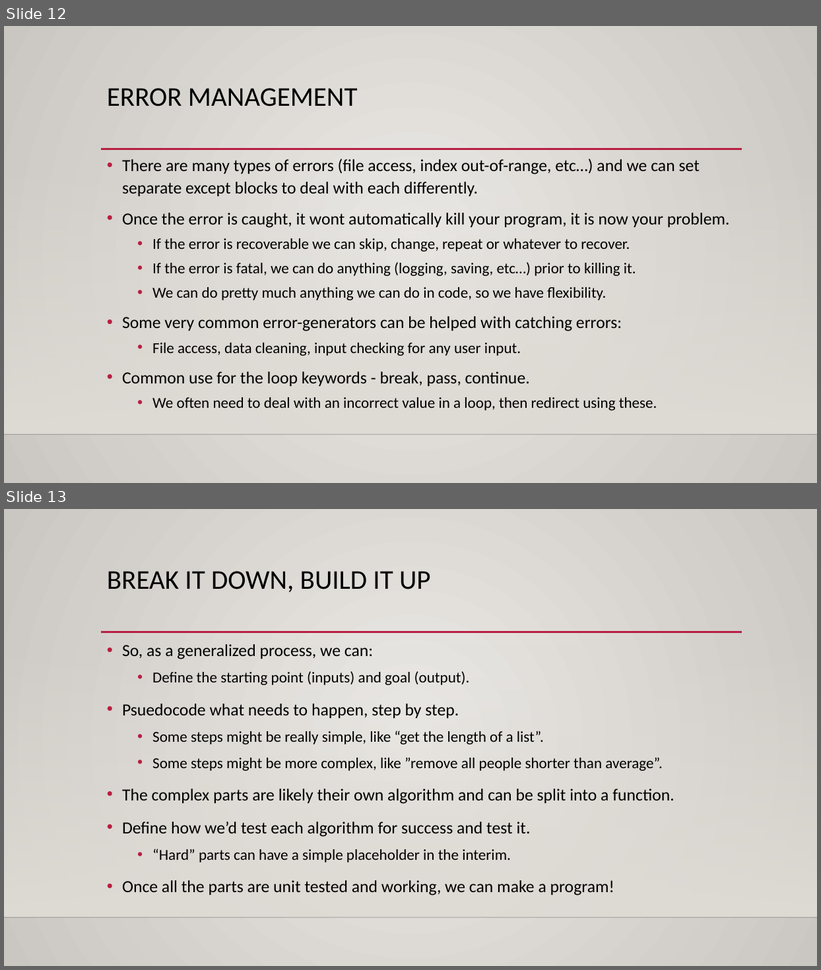
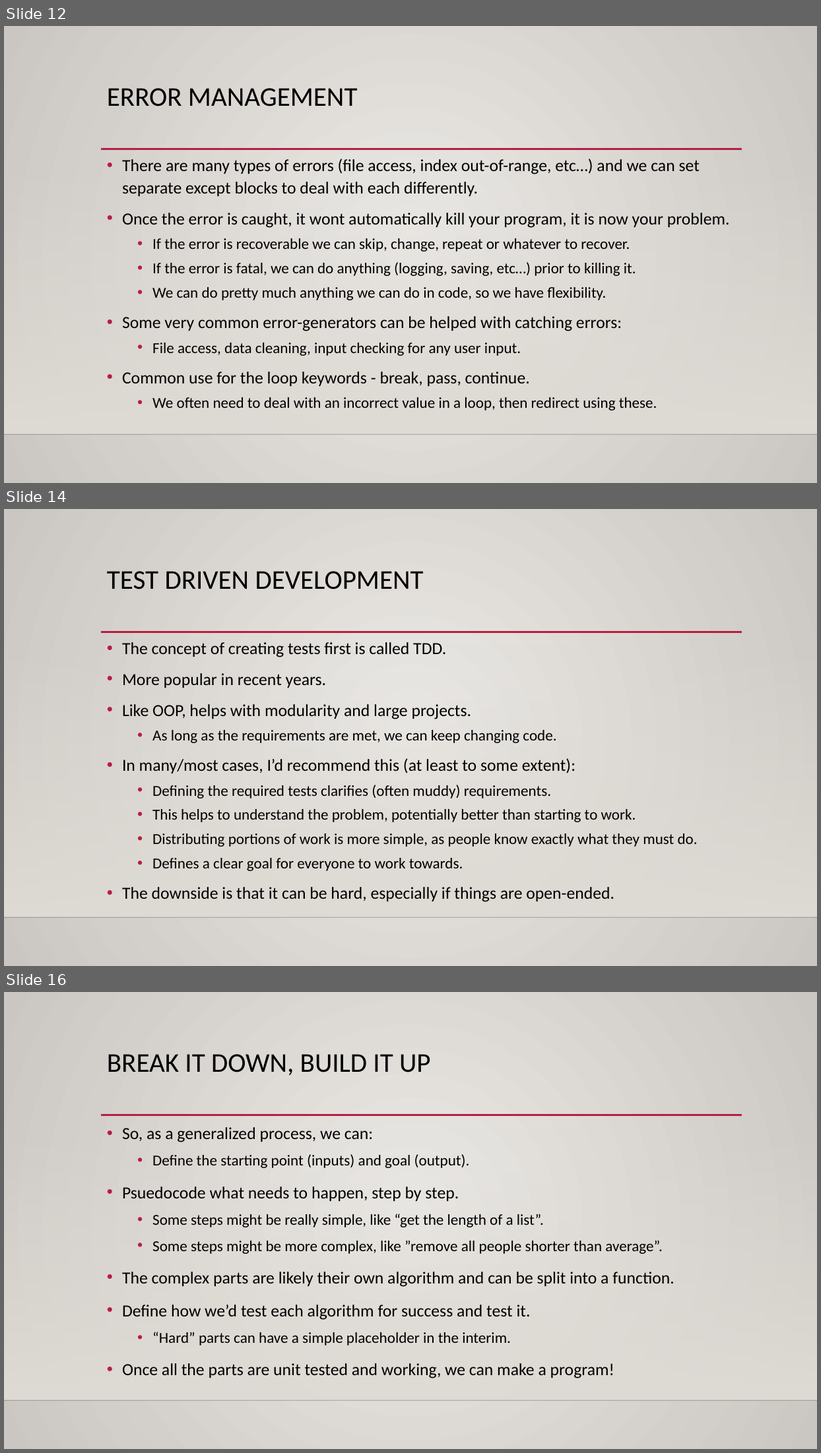
Before and after one commit to AkeemSemperDataScience/Programming_Basics_for_Machine_Learning_Students, a slide deck: reference_material/slides/012_algo_interface_errors.pptx. Shown one above the other, each under a label of ours: slides 12 and 13 before the commit, slides 12, 14 and 16 after it; the slides between them are not shown. The pictures are 821x970 and 821x1453 pixels, drawn with LibreOffice and Linux fonts; fonts in the diff are those of the drawing; background and template pictures are left out. Boxes give left, top, right and bottom in pixels: in the first picture for what was removed or moved away, otherwise in the second. Text is boxed around its words. In the diff, an @@ line names an element or a change of style, - is before the commit and + after.

```diff
--- a/reference_material/slides/012_algo_interface_errors.pptx
+++ b/reference_material/slides/012_algo_interface_errors.pptx
@@ slide 14 added at bbox=[4, 509, 817, 966], background gradient #ECEAE7 to #CAC7C1; not listed: 3 template elements that a slide beside it also shows @@
@@ title added at bbox=[107, 571, 424, 590], 32 pt, text #000000 @@
+TEST DRIVEN DEVELOPMENT
@@ text added at bbox=[122, 642, 698, 902], 18 pt, text #000000 @@
+• The concept of creating tests first is called TDD.
+• More popular in recent years.
+• Like OOP, helps with modularity and large projects.
+  • As long as the requirements are met, we can keep changing code.
+• In many/most cases, I’d recommend this (at least to some extent):
+  • Defining the required tests clarifies (often muddy) requirements.
+  • This helps to understand the problem, potentially better than starting to work.
+  • Distributing portions of work is more simple, as people know exactly what they must do.
+  • Defines a clear goal for everyone to work towards.
+• The downside is that it can be hard, especially if things are open-ended.
@@ what was slide 13 is now slide 16 @@
```
Also in this commit, not shown: 2 other slides added, 2 other files.
